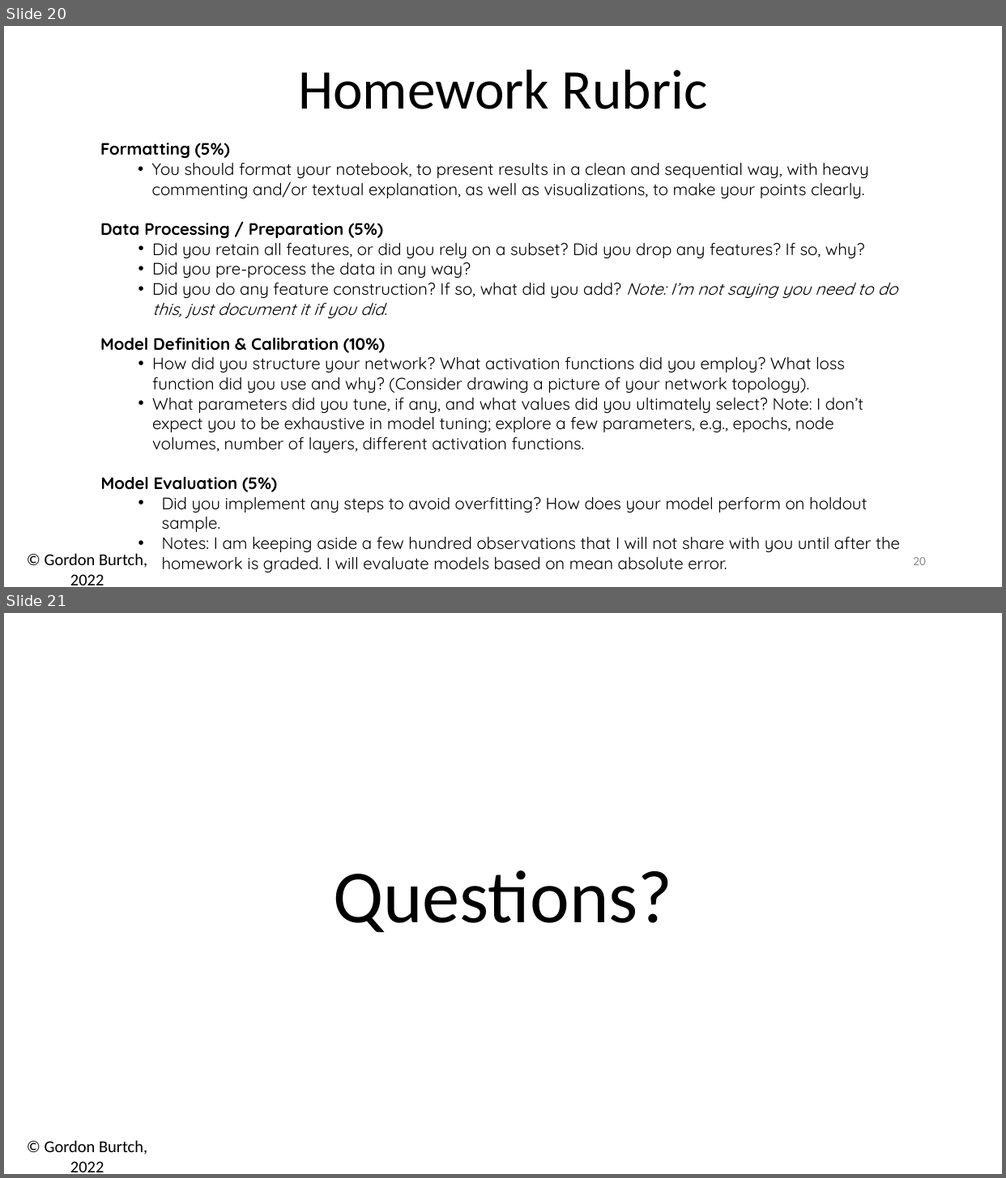
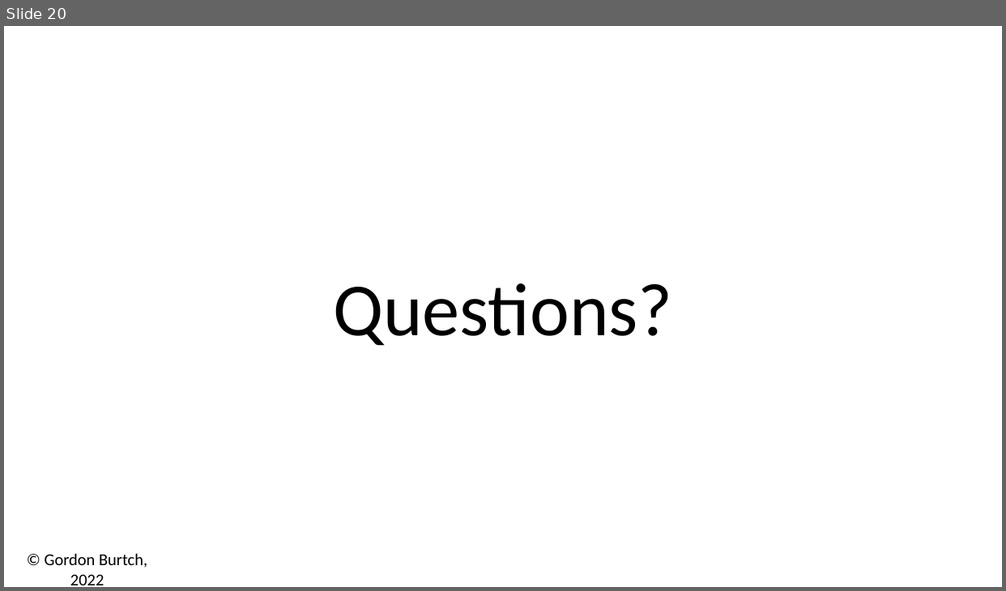
Before and after one commit to ymei9/BA865-2022, a slide deck: Week 5/05 - 2 - Intro to CNNs.pptx. Shown one above the other, each under a label of ours: slides 20 and 21 before the commit, slide 20 after it. The pictures are 1006x1178 and 1006x591 pixels, drawn with LibreOffice and Linux fonts; fonts in the diff are those of the drawing. Boxes give left, top, right and bottom in pixels: in the first picture for what was removed or moved away, otherwise in the second. Text is boxed around its words. In the diff, an @@ line names an element or a change of style, - is before the commit and + after.

```diff
--- a/Week 5/05 - 2 - Intro to CNNs.pptx
+++ b/Week 5/05 - 2 - Intro to CNNs.pptx
@@ slide 20 removed at (4,26,1002,587), background #FFFFFF; not listed: 1 template element that a slide beside it also shows @@
@@ text removed at (298,70,708,109) @@
-Homework Rubric
@@ text removed at (100,143,900,573) @@
-Formatting (5%)
-  • You should format your notebook, to present results in a clean and sequential way, with heavy commenting and/or textual explanation, as well as visualizations, to make your points clearly.
-Data Processing / Preparation (5%)
-  • Did you retain all features, or did you rely on a subset? Did you drop any features? If so, why?
-  • Did you pre-process the data in any way?
-  • Did you do any feature construction? If so, what did you add? Note: I’m not saying you need to do this, just document it if you did.
-Model Definition & Calibration (10%)
-  • How did you structure your network? What activation functions did you employ? What loss function did you use and why? (Consider drawing a picture of your network topology).
-  • What parameters did you tune, if any, and what values did you ultimately select? Note: I don’t expect you to be exhaustive in model tuning; explore a few parameters, e.g., epochs, node volumes, number of layers, different activation functions.
-Model Evaluation (5%)
-  • Did you implement any steps to avoid overfitting? How does your model perform on holdout sample.
-  • Notes: I am keeping aside a few hundred observations that I will not share with you until after the homework is graded. I will evaluate models based on mean absolute error.
@@ page number removed at (913,557,926,565) @@
-20
@@ what was slide 21 is now slide 20 @@
```
Also in this commit, not shown: 1 slide changed, 5 other files.
